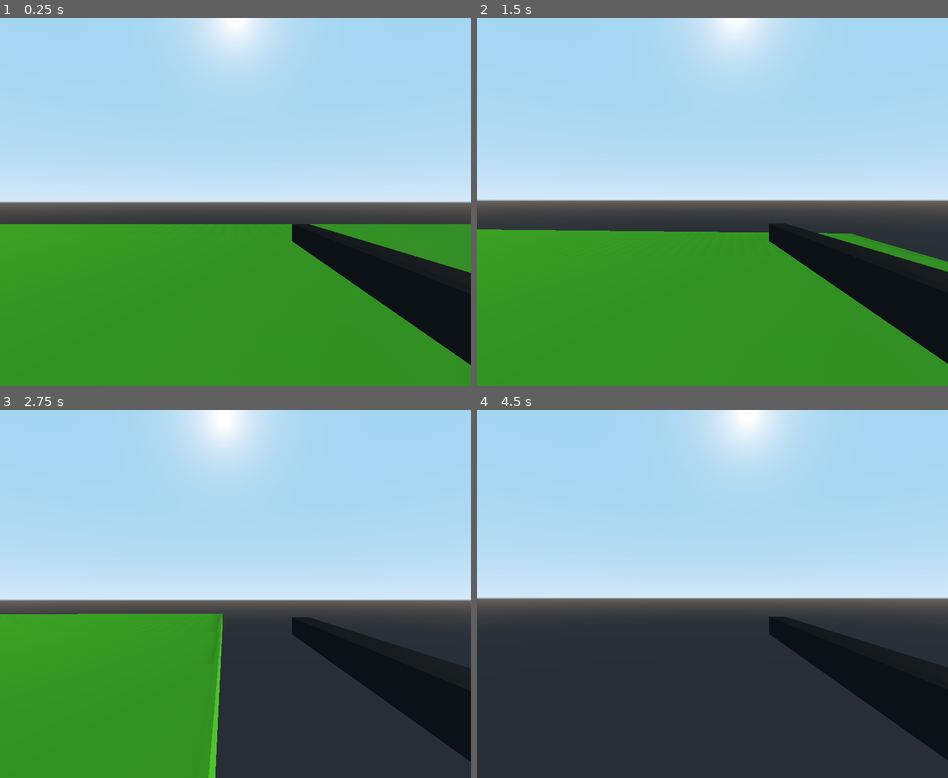
Above: before the commit, frames 1-4 (two rows, left to right).
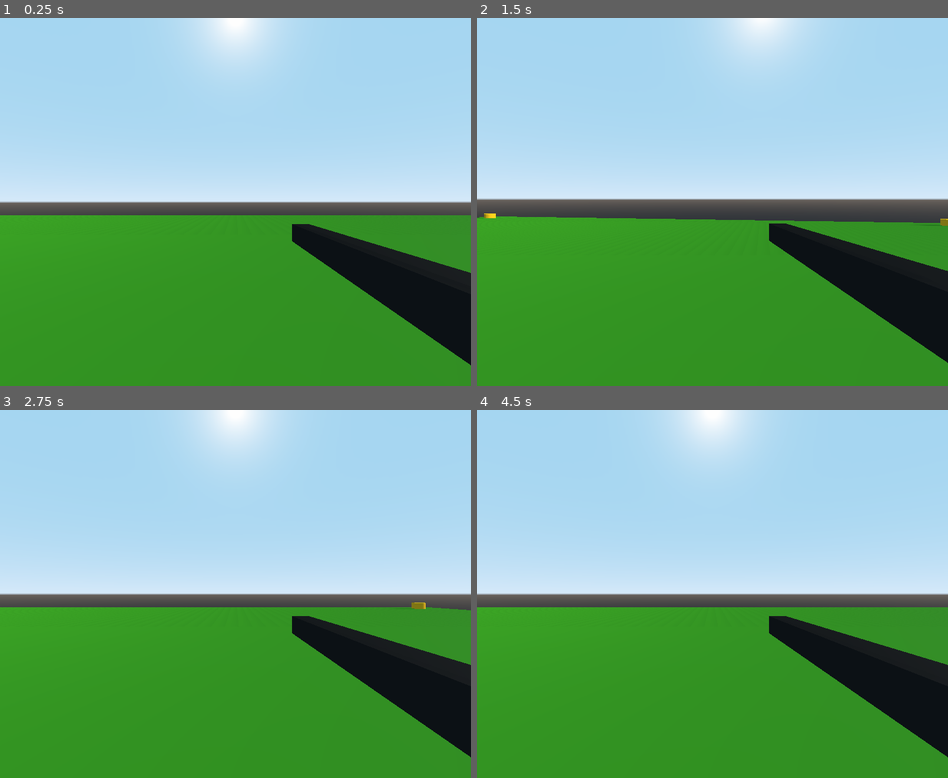
Above: after the commit, the same moments.

Repository: Fugnu-Games/Tresend
Game: Godot game, scene res://Main.tscn
The game is run twice, just before and just after one commit, with the same random seed, the same clock (stepped at 60 frames per second) and the same inputs.
Inputs (mouse positions are in pixels of both pictures, inside the frame that each line leads up to):
- Up to frame 1 (0.25 s): no input
- Up to frame 2 (1.5 s): tap Enter (ui_accept) at 0.5 s; move the mouse to (736, 202) at 0.52 s; hold D (move_right) 0.53-1.28 s; hold Enter (ui_accept) 0.53-1.28 s; tap Space (jump) at 0.77 s; move the mouse to (688, 202) at 1.27 s; hold S (move_back) from 1.28 s (still down); tap W (move_foreward) at 1.35 s
- Up to frame 3 (2.75 s): tap Space (jump) at 1.52 s; tap Enter (ui_accept) at 1.55 s; move the mouse to (244, 586) at 2.02 s; release S (move_back) at 2.03 s; hold D (move_right) from 2.03 s (still down); hold Enter (ui_accept) from 2.03 s (still down)
- Up to frame 4 (4.5 s): move the mouse to (707, 601) at 2.77 s; release Enter (ui_accept) at 2.78 s; tap Enter (ui_accept) at 2.85, 3.8, 4.25, 4.35 s; tap Space (jump) at 3.02, 3.77 s; move the mouse to (745, 597) at 3.52 s; release D (move_right) at 3.53 s; hold W (move_foreward) 3.53-4.28 s; hold A (move_left) from 3.53 s (still down); move the mouse to (674, 590) at 4.27 s

The runs differ from the first frame. In frame 1, 2.4% of the frame differs, in the area x 0-100%, y 53-56%; in frame 2, 5.4%; in frame 3, 22%; in frame 4, 44%, in the area x 0-100%, y 0-100%.

Commit message:
Bug fixes: The enemy dosent spawn in the middle anymore Made two builds for linux and windows

Diff:
--- a/Main.gd
+++ b/Main.gd
@@ -2,24 +2,33 @@
 
 export (PackedScene) var enemy_scene
 
+var player_pos
 var enemies = []
 
+func _unhandled_input(event):
+    if event.is_action_pressed("ui_accept"):
+        get_tree().reload_current_scene()
+
 func _on_EnemySpawnTimer_timeout():
-	# Create a new instance of the Mob scene.
 	var enemy = enemy_scene.instance()
-
-	# Choose a random location on the SpawnPath.
-	# We store the reference to the SpawnLocation node.
 	var enemy_spawn_location = get_node("EnemySpawnPath/EnemySpawnLocation")
 
-	# And give it a random offset.
 	enemy_spawn_location.unit_offset = randf()
+	player_pos = $Player.transform.origin
 
-	#var player_position = $Player.transform.origin
-	#enemy.initialize(enemy_spawn_location.translation, player_position)
+	enemy.initialize(enemy_spawn_location.translation, player_pos)
+
+	enemy.rotation_degrees.x = 90
+	enemy.translation.y = 1.5
 
 	add_child(enemy)
+	enemy.connect("enemy_dead", self, "_on_Enemy_Dead")
 	enemies.append(enemy)
 
 func _on_Player_dead():
-	pass
+	for enemy in enemies:
+		enemy.queue_free()
+		$EnemySpawnTimer.stop()
+
+func _on_Enemy_Dead(body):
+	enemies.erase(body)
--- a/Main.tscn
+++ b/Main.tscn
@@ -9,16 +9,22 @@
 
 [sub_resource type="CubeMesh" id=2]
 material = SubResource( 3 )
-size = Vector3( 60, 2, 60 )
+size = Vector3( 100, 2, 100 )
 
 [sub_resource type="BoxShape" id=1]
-extents = Vector3( 30, 1, 30 )
+extents = Vector3( 50, 1, 50 )
 
 [sub_resource type="Curve3D" id=4]
 _data = {
-"points": PoolVector3Array( 0, 0, 0, 0, 0, 0, -29.7626, 0, -29.7626, 0, 0, 0, 0, 0, 0, 29.97, 0, -29.7626, 0, 0, 0, 0, 0, 0, 29.8663, 0, 29.6589, 0, 0, 0, 0, 0, 0, -29.8663, 0, 29.97, 0, 0, 0, 0, 0, 0, -29.7626, 0, -29.7626 ),
+"points": PoolVector3Array( 0, 0, 0, 0, 0, 0, -45.02, 0, -44.9621, 0, 0, 0, 0, 0, 0, 44.7885, 0, -45.1936, 0, 0, 0, 0, 0, 0, 45.0869, 0, 45.1544, 0, 0, 0, 0, 0, 0, -45.0869, 0, 45.4243, 0, 0, 0, 0, 0, 0, -45.02, 0, -44.9621 ),
 "tilts": PoolRealArray( 0, 0, 0, 0, 0 )
 }
+
+[sub_resource type="SpatialMaterial" id=5]
+albedo_color = Color( 1, 0.741176, 0, 1 )
+
+[sub_resource type="CylinderMesh" id=6]
+material = SubResource( 5 )
 
 [node name="Main" type="Node"]
 script = ExtResource( 3 )
@@ -43,14 +49,31 @@
 [node name="Player" parent="." instance=ExtResource( 1 )]
 
 [node name="EnemySpawnTimer" type="Timer" parent="."]
-wait_time = 2.0
 autostart = true
 
 [node name="EnemySpawnPath" type="Path" parent="."]
 curve = SubResource( 4 )
 
 [node name="EnemySpawnLocation" type="PathFollow" parent="EnemySpawnPath"]
-transform = Transform( 1, 0, 0, 0, 1, 0, 0, 0, 1, -29.7626, 0, -29.7626 )
+transform = Transform( 1, 0, 0, 0, 1, 0, 0, 0, 1, -45.02, 0, -44.9621 )
+
+[node name="SpawnPillars" type="Node" parent="."]
+
+[node name="MeshInstance" type="MeshInstance" parent="SpawnPillars"]
+transform = Transform( 1, 0, 0, 0, 1, 0, 0, 0, 1, -45, 0, -45 )
+mesh = SubResource( 6 )
+
+[node name="MeshInstance2" type="MeshInstance" parent="SpawnPillars"]
+transform = Transform( 1, 0, 0, 0, 1, 0, 0, 0, 1, 45, 0, -45 )
+mesh = SubResource( 6 )
+
+[node name="MeshInstance3" type="MeshInstance" parent="SpawnPillars"]
+transform = Transform( 1, 0, 0, 0, 1, 0, 0, 0, 1, -45, 0, 45 )
+mesh = SubResource( 6 )
+
+[node name="MeshInstance4" type="MeshInstance" parent="SpawnPillars"]
+transform = Transform( 1, 0, 0, 0, 1, 0, 0, 0, 1, 45, 0, 45 )
+mesh = SubResource( 6 )
 
 [connection signal="dead" from="Player" to="." method="_on_Player_dead"]
 [connection signal="timeout" from="EnemySpawnTimer" to="." method="_on_EnemySpawnTimer_timeout"]
--- a/Normie.gd
+++ b/Normie.gd
@@ -1,4 +1,6 @@
 extends KinematicBody
+
+signal enemy_dead(body)
 
 export var speed = 15
 export var health = 50
@@ -10,7 +12,7 @@
 var direction;
 
 func _physics_process(_delta):
-	player_position = player.translation
+	player_position = player.transform.origin
 
 	if player_position.distance_to(transform.origin) > 0.05:
 		direction = player_position - transform.origin
@@ -22,4 +24,8 @@
 	move_and_slide(direction)
 
 	if health <= 0:
+		emit_signal("enemy_dead", self)
 		queue_free()
+
+func initialize(start_position, player_pos):
+  look_at_from_position(start_position, player_pos, Vector3.UP)
--- a/Player.gd
+++ b/Player.gd
@@ -80,4 +80,3 @@
 func _on_HitBoxTimer_timeout():
 	for enemy in colliding_enemies:
 		health -= get_tree().get_root().get_node("Main").get_node(enemy.name).get("damage")
-	print(health)
--- a/Player.tscn
+++ b/Player.tscn
@@ -26,6 +26,7 @@
 extents = Vector3( 0.1, 0.1, 1.5 )
 
 [sub_resource type="CapsuleShape" id=8]
+radius = 0.8
 height = 1.5
 
 [node name="Player" type="KinematicBody"]
--- a/SamuraiSword.gd
+++ b/SamuraiSword.gd
@@ -8,4 +8,3 @@
 	if body.is_in_group("enemies"):
 		enemy = get_tree().get_root().get_node("Main").get_node(body.name)
 		enemy.health -= damage
-		print("dfsfjdskfjadsf")
--- a/project.godot
+++ b/project.godot
@@ -30,6 +30,13 @@
 
 [input]
 
+ui_accept={
+"deadzone": 0.5,
+"events": [ Object(InputEventKey,"resource_local_to_scene":false,"resource_name":"","device":0,"alt":false,"shift":false,"control":false,"meta":false,"command":false,"pressed":false,"scancode":16777221,"physical_scancode":0,"unicode":0,"echo":false,"script":null)
+, Object(InputEventKey,"resource_local_to_scene":false,"resource_name":"","device":0,"alt":false,"shift":false,"control":false,"meta":false,"command":false,"pressed":false,"scancode":16777222,"physical_scancode":0,"unicode":0,"echo":false,"script":null)
+, Object(InputEventJoypadButton,"resource_local_to_scene":false,"resource_name":"","device":0,"button_index":0,"pressure":0.0,"pressed":false,"script":null)
+ ]
+}
 move_right={
 "deadzone": 0.5,
 "events": [ Object(InputEventKey,"resource_local_to_scene":false,"resource_name":"","device":0,"alt":false,"shift":false,"control":false,"meta":false,"command":false,"pressed":false,"scancode":68,"physical_scancode":0,"unicode":0,"echo":false,"script":null)
Not shown: 1 places in Main.tscn that only renumber resources
Not shown, added: Builds/linux/0.1.x86_64
Not shown, added: Builds/windows/0.1.exe
Not shown, added: Builds/windows/0.1.pck
